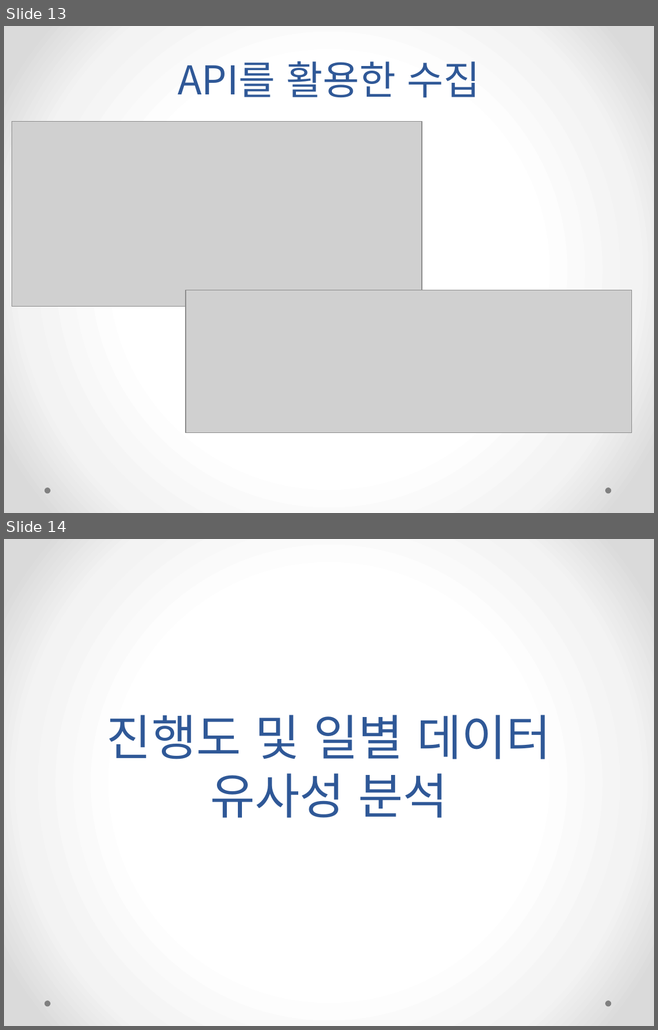
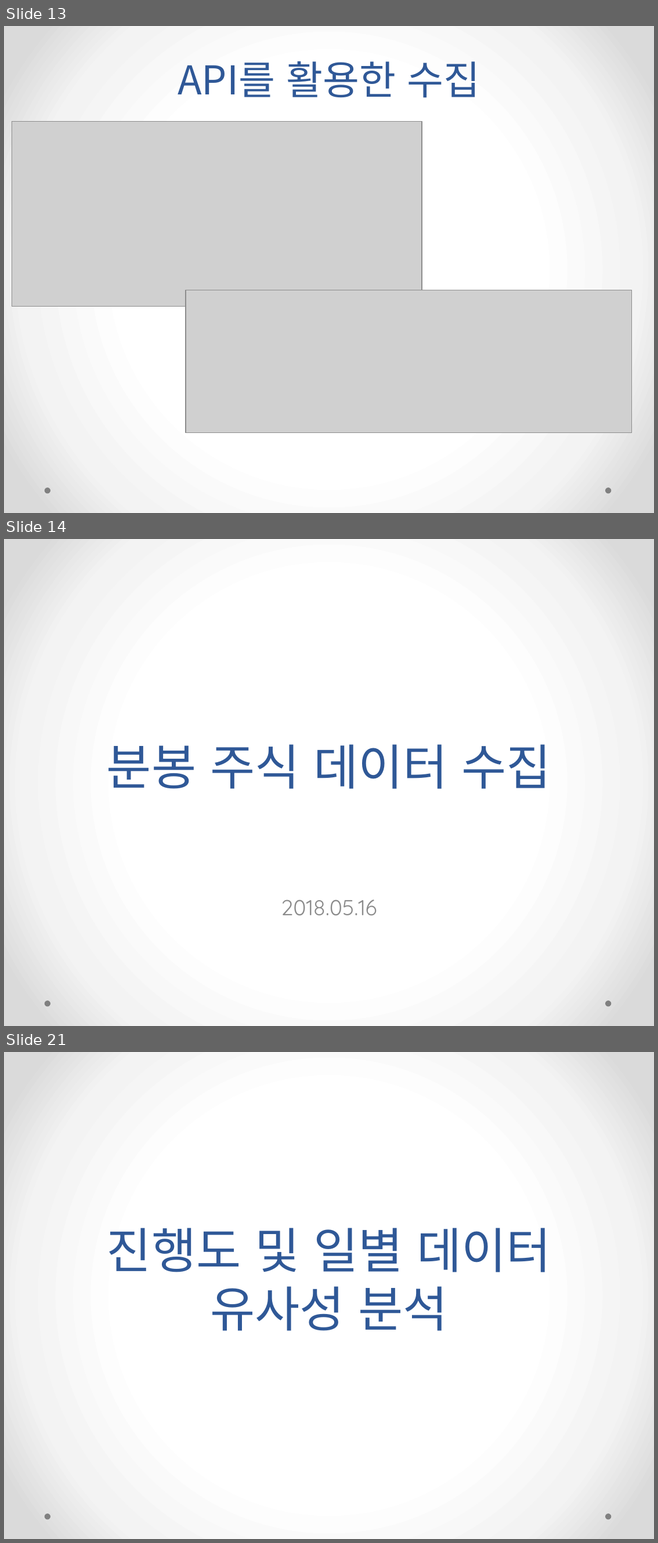
Before and after one commit to HyoDuck/Graduation_Project, a slide deck: pptx_folder/빅데이터를 활용한 주식종목 분석_5월 16일.pptx. Shown one above the other, each under a label of ours: slides 13 and 14 before the commit, slides 13, 14 and 21 after it; the slides between them are not shown. The pictures are 658x1030 and 658x1543 pixels, drawn with LibreOffice and Linux fonts; fonts in the diff are those of the drawing; grey boxes stand for pictures. Boxes give left, top, right and bottom in pixels: in the first picture for what was removed or moved away, otherwise in the second. Text is boxed around its words. In the diff, an @@ line names an element or a change of style, - is before the commit and + after.

Commit message:
분봉 주식데이터 수집 자료 추가본

```diff
--- a/pptx_folder/빅데이터를 활용한 주식종목 분석_5월 16일.pptx
+++ b/pptx_folder/빅데이터를 활용한 주식종목 분석_5월 16일.pptx
@@ slide 14 added at [4, 539, 654, 1026], background gradient #FFFFFF to #F4F4F4 to #DADADA; not listed: 2 template elements that a slide beside it also shows @@
@@ title added at [107, 744, 551, 789], 54 pt, text #2F5897 @@
+분봉 주식 데이터 수집
@@ subtitle added at [281, 900, 377, 916], 24 pt, text #8C8C8C @@
+2018.05.16
@@ what was slide 14 is now slide 21 @@
```
Also in this commit, not shown: 6 other slides added.
